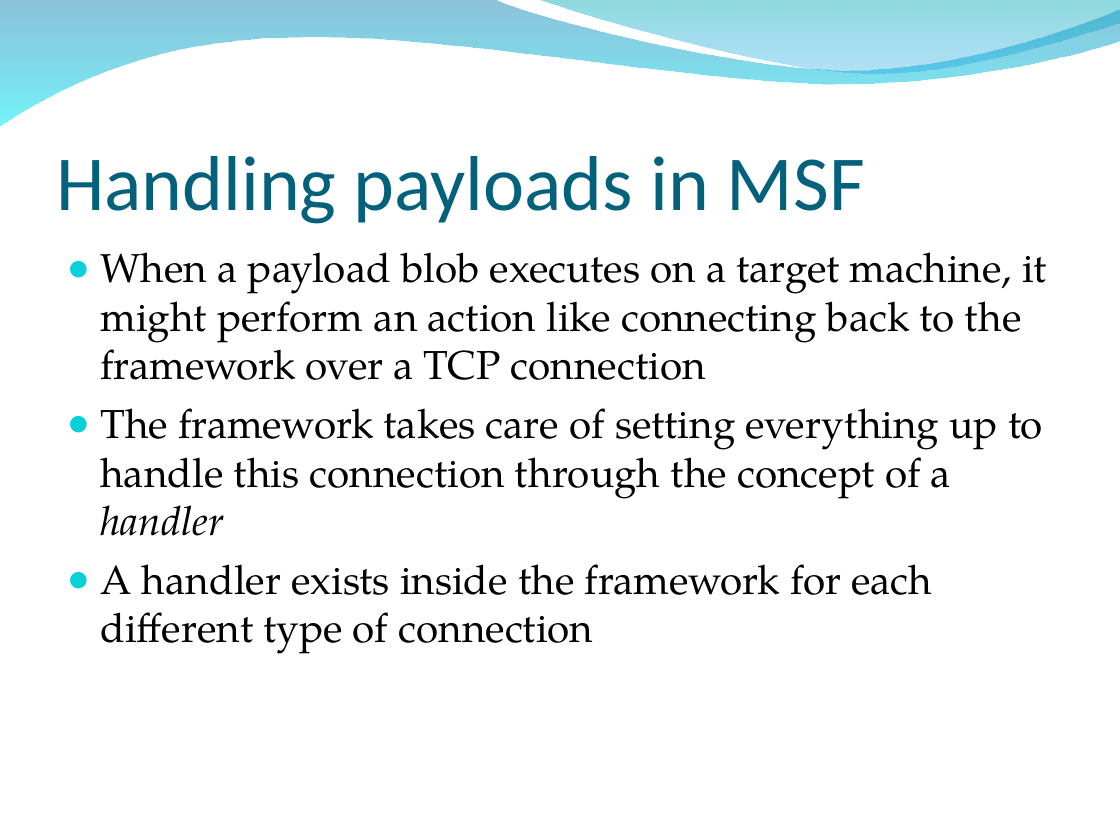
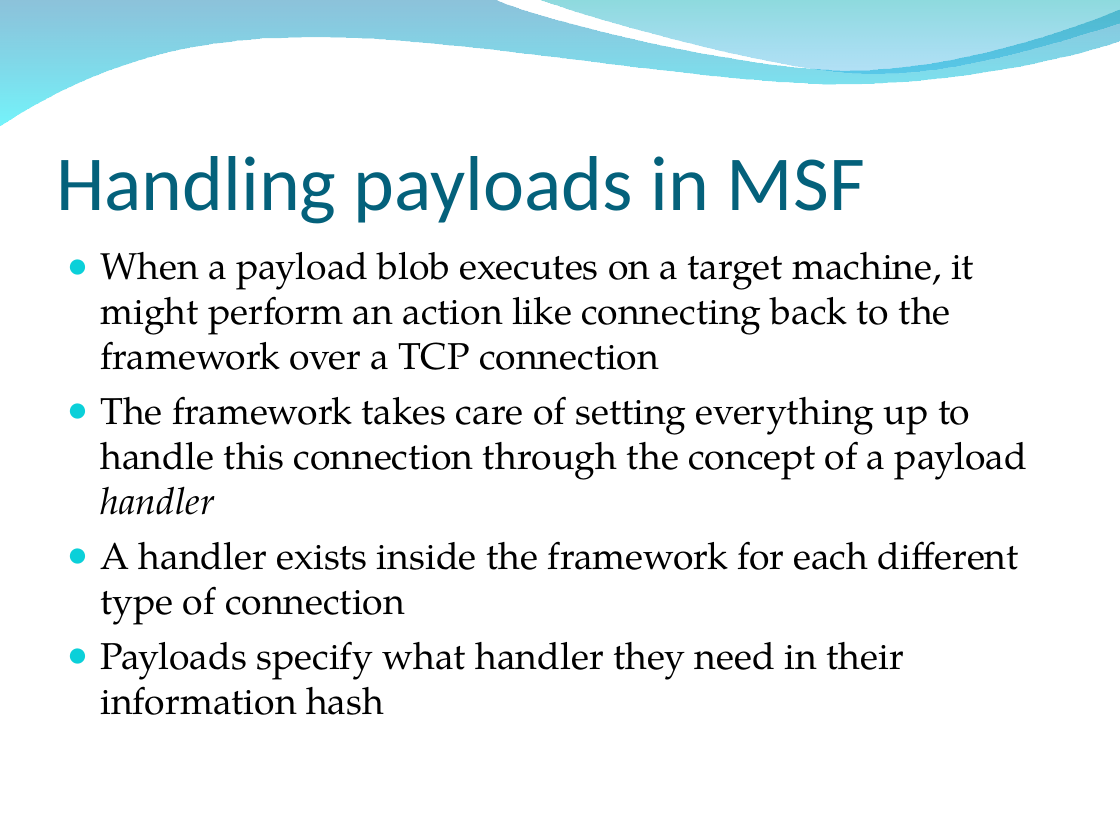
Before and after one commit to radar-webhook-testing/metasploit-framework-commits, a slide deck: slide 196 of dev/materials/msf3_internals_training/slides/bh_training_deck.ppt. Drawn at 1120x840 pixels with LibreOffice and Linux fonts; fonts in the diff are those of the drawing; background and template pictures are left out. Boxes give left, top, right and bottom in pixels: in the first picture for what was removed or moved away, otherwise in the second. Text is boxed around its words. In the diff, an @@ line names an element or a change of style, - is before the commit and + after.

```diff
--- a/dev/materials/msf3_internals_training/slides/bh_training_deck.ppt
+++ b/dev/materials/msf3_internals_training/slides/bh_training_deck.ppt
@@ text at box(100, 252, 1019, 625): size 26 to 24.1 pt in "When a payload blob executes on a ...", "A handler exists inside the framework for ..." @@
@@ text at box(100, 396, 1027, 515): text changed; size 26 to 24.1 pt @@
-● The framework takes care of setting everything up to handle this connection through the concept of a handler
+● The framework takes care of setting everything up to handle this connection through the concept of a payload handler
@@ text at box(100, 641, 904, 715): paragraph added @@
+● Payloads specify what handler they need in their information hash
```
Also in this commit, not shown: 5 other slides changed, 22 slides added, 4 slides removed.
